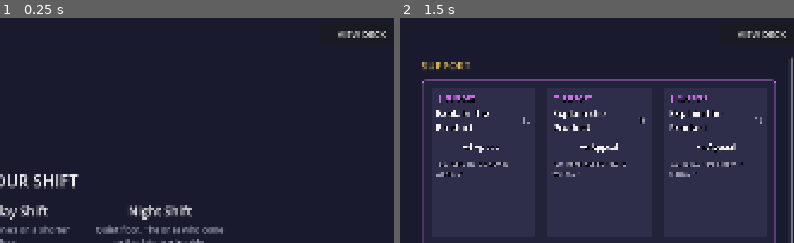
Above: before the commit, frames 1-2 (left to right).
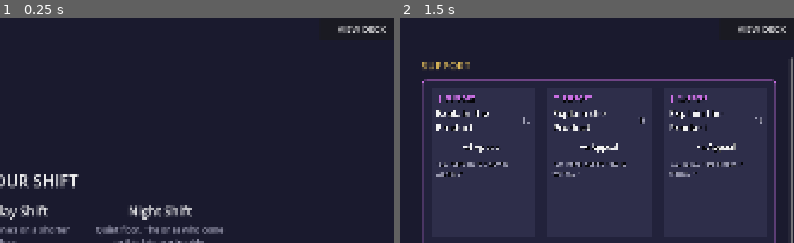
Above: after the commit, the same moments.

Repository: Painkills/RogueDealership
Game: Godot game, scene res://scenes/run.tscn
Two runs of this game, one before a commit and one after it. Both use one fixed random seed, a clock stepped at 60 frames per second and the inputs below.
Inputs:
- Up to frame 1 (0.25 s): no input
- Up to frame 2 (1.5 s): click "VIEW DECK" at 0.5 s; click "WORK THIS SHIFT" at 1.25 s
The pictures show only the part of the screen within x 48-98%, y 1-51%; the shares and areas given below are measured in that part.

The runs differ from the first frame. In frame 1, 0.4% of the frame differs, in the area x 85-98%, y 3-9%; in frame 2, 0.4%.
Error in both runs: Invalid access to property or key 'tick' on a base object of type 'Nil'. (res://scripts/view/shift_controller.gd:617)

Commit message:
feat(view): reword the shop's Done button, nudge the deck corner button up
"OPEN THE FLOOR" -> "START THE NEXT SHIFT".

The deck viewer's top-right corner button was crammed flush against the
shift log panel's own top-left corner, easy to mistake for part of that
panel rather than its own control - moved it up a few px per request.

Co-Authored-By: Claude Sonnet 5 <noreply@anthropic.com>

Diff:
--- a/game/scenes/run.tscn
+++ b/game/scenes/run.tscn
@@ -1,11 +1,16 @@
-[gd_scene format=3 uid="uid://dkpl7o4y1y7j6"]
+[gd_scene format=3]
 
-[ext_resource type="Script" uid="uid://bq15aknvt38f8" path="res://scripts/view/run_controller.gd" id="1_qsc0m"]
+[ext_resource type="Script" path="res://scripts/view/run_controller.gd" id="1_qsc0m"]
 [ext_resource type="PackedScene" path="res://scenes/shift_picker.tscn" id="2_s3ewl"]
-[ext_resource type="PackedScene" uid="uid://dtvbxyjstsouw" path="res://scenes/shift.tscn" id="4_21lnt"]
+[ext_resource type="Script" path="res://scripts/view/shift_picker_screen.gd" id="3_o3bs3"]
+[ext_resource type="PackedScene" path="res://scenes/shift.tscn" id="4_21lnt"]
+[ext_resource type="Script" path="res://scripts/view/shift_controller.gd" id="5_pgpyo"]
 [ext_resource type="PackedScene" path="res://scenes/shop.tscn" id="6_2s4kx"]
+[ext_resource type="Script" path="res://scripts/view/shop_screen.gd" id="7_47ec3"]
 [ext_resource type="PackedScene" path="res://scenes/run_summary.tscn" id="8_lc2vt"]
+[ext_resource type="Script" path="res://scripts/view/run_summary_panel.gd" id="9_53ha4"]
 [ext_resource type="PackedScene" path="res://scenes/deck_viewer.tscn" id="10_iuvi8"]
+[ext_resource type="Script" path="res://scripts/view/deck_viewer.gd" id="11_w0t45"]
 
 [sub_resource type="StyleBoxFlat" id="StyleBoxFlat_14ick"]
 bg_color = Color(0.101960786, 0.101960786, 0.18039216, 1)
@@ -19,34 +24,48 @@
 [sub_resource type="StyleBoxFlat" id="StyleBoxFlat_hk8ax"]
 bg_color = Color(0.101960786, 0.101960786, 0.18039216, 1)
 
-[node name="Run" type="Node" unique_id=1619625251]
+[node name="Run" type="Node" unique_id=1681762179]
 script = ExtResource("1_qsc0m")
 
-[node name="ShiftPickerView" parent="." unique_id=1475883899 instance=ExtResource("2_s3ewl")]
+[node name="ShiftPickerView" type="PanelContainer" parent="." unique_id=1475883899 instance=ExtResource("2_s3ewl")]
 visible = false
 anchors_preset = 15
+anchor_right = 1.0
+anchor_bottom = 1.0
 theme_override_styles/panel = SubResource("StyleBoxFlat_14ick")
+script = ExtResource("3_o3bs3")
 
-[node name="ShiftView" parent="." unique_id=741418634 instance=ExtResource("4_21lnt")]
+[node name="ShiftView" type="Node3D" parent="." unique_id=741418634 instance=ExtResource("4_21lnt")]
+script = ExtResource("5_pgpyo")
 
-[node name="ShopView" parent="." unique_id=70490178 instance=ExtResource("6_2s4kx")]
+[node name="ShopView" type="PanelContainer" parent="." unique_id=1530814660 instance=ExtResource("6_2s4kx")]
 visible = false
 anchors_preset = 15
+anchor_right = 1.0
+anchor_bottom = 1.0
 theme_override_styles/panel = SubResource("StyleBoxFlat_8r1wq")
+script = ExtResource("7_47ec3")
 
-[node name="RunSummaryView" parent="." unique_id=404216659 instance=ExtResource("8_lc2vt")]
+[node name="RunSummaryView" type="PanelContainer" parent="." unique_id=404216659 instance=ExtResource("8_lc2vt")]
 visible = false
 anchors_preset = 15
+anchor_right = 1.0
+anchor_bottom = 1.0
 theme_override_styles/panel = SubResource("StyleBoxFlat_cuait")
+script = ExtResource("9_53ha4")
 
-[node name="DeckViewer" parent="." unique_id=753814634 instance=ExtResource("10_iuvi8")]
+[node name="DeckViewer" type="PanelContainer" parent="." unique_id=753814634 instance=ExtResource("10_iuvi8")]
+visible = false
 anchors_preset = 15
+anchor_right = 1.0
+anchor_bottom = 1.0
 theme_override_styles/panel = SubResource("StyleBoxFlat_hk8ax")
+script = ExtResource("11_w0t45")
 
-[node name="BuildBadge" type="CanvasLayer" parent="." unique_id=226460952]
+[node name="BuildBadge" type="CanvasLayer" parent="." unique_id=897388829]
 layer = 100
 
-[node name="BuildLabel" type="Label" parent="BuildBadge" unique_id=665961888]
+[node name="BuildLabel" type="Label" parent="BuildBadge" unique_id=132016104]
 anchors_preset = 3
 anchor_left = 1.0
 anchor_top = 1.0
@@ -56,24 +75,24 @@
 offset_top = -26.0
 offset_right = -8.0
 offset_bottom = -6.0
+theme_override_font_sizes/font_size = 18
 theme_override_colors/font_color = Color(0.6039216, 0.6039216, 0.6901961, 1)
 theme_override_colors/font_shadow_color = Color(0, 0, 0, 0.85)
 theme_override_constants/shadow_offset_x = 2
 theme_override_constants/shadow_offset_y = 2
-theme_override_font_sizes/font_size = 18
 text = "dev build"
 horizontal_alignment = 2
 vertical_alignment = 1
 
-[node name="ViewDeckCornerButton" type="Button" parent="BuildBadge" unique_id=1634422389]
+[node name="ViewDeckCornerButton" type="Button" parent="BuildBadge" unique_id=739066006]
 unique_name_in_owner = true
 custom_minimum_size = Vector2(200, 56)
 anchors_preset = 1
 anchor_left = 1.0
 anchor_right = 1.0
 offset_left = -216.0
-offset_top = 20.0
+offset_top = 8.0
 offset_right = -16.0
-offset_bottom = 76.0
+offset_bottom = 64.0
 theme_override_font_sizes/font_size = 22
 text = "VIEW DECK"
--- a/game/scenes/shop.tscn
+++ b/game/scenes/shop.tscn
@@ -12,112 +12,112 @@
 [sub_resource type="StyleBoxFlat" id="StyleBoxFlat_8yt8d"]
 bg_color = Color(0.101960786, 0.101960786, 0.18039216, 0.88)
 
-[node name="ShopScreen" type="PanelContainer" unique_id=2101934228]
+[node name="ShopScreen" type="PanelContainer" unique_id=1530814660]
 anchor_right = 1.0
 anchor_bottom = 1.0
 theme_override_styles/panel = SubResource("StyleBoxFlat_8r1wq")
 script = ExtResource("1_1l46r")
 
-[node name="Margin" type="MarginContainer" parent="." unique_id=1618291230]
+[node name="Margin" type="MarginContainer" parent="." unique_id=1136054385]
 layout_mode = 2
 theme_override_constants/margin_left = 40
 theme_override_constants/margin_top = 40
 theme_override_constants/margin_right = 40
 theme_override_constants/margin_bottom = 40
 
-[node name="Column" type="VBoxContainer" parent="Margin" unique_id=2036267863]
+[node name="Column" type="VBoxContainer" parent="Margin" unique_id=939849642]
 layout_mode = 2
 theme_override_constants/separation = 8
 
-[node name="TitleLabel" type="Label" parent="Margin/Column" unique_id=810271265]
+[node name="TitleLabel" type="Label" parent="Margin/Column" unique_id=260669999]
 unique_name_in_owner = true
 layout_mode = 2
 theme_override_font_sizes/font_size = 40
 theme_override_colors/font_color = Color(0.9490196, 0.9490196, 0.9490196, 1)
 text = "BETWEEN SHIFTS"
 
-[node name="ShiftWrap" type="PanelContainer" parent="Margin/Column" unique_id=465793355]
+[node name="ShiftWrap" type="PanelContainer" parent="Margin/Column" unique_id=443820084]
 layout_mode = 2
 mouse_filter = 2
 theme_override_styles/panel = SubResource("StyleBoxEmpty_ajxib")
 
-[node name="ShiftLabel" type="Label" parent="Margin/Column/ShiftWrap" unique_id=1801344599]
+[node name="ShiftLabel" type="Label" parent="Margin/Column/ShiftWrap" unique_id=1680666075]
 unique_name_in_owner = true
 layout_mode = 2
 theme_override_font_sizes/font_size = 24
 theme_override_colors/font_color = Color(0.6039216, 0.6039216, 0.6901961, 1)
 text = "shift 1 of 5"
 
-[node name="ShiftTapTarget" type="Button" parent="Margin/Column/ShiftWrap" unique_id=2127390388]
+[node name="ShiftTapTarget" type="Button" parent="Margin/Column/ShiftWrap" unique_id=51648294]
 unique_name_in_owner = true
 layout_mode = 2
 flat = true
 
-[node name="MoneyLabel" type="Label" parent="Margin/Column" unique_id=1624039436]
+[node name="MoneyLabel" type="Label" parent="Margin/Column" unique_id=48452623]
 unique_name_in_owner = true
 layout_mode = 2
 theme_override_font_sizes/font_size = 30
 theme_override_colors/font_color = Color(0.9098039, 0.75686276, 0.3529412, 1)
 text = "$0 to spend"
 
-[node name="ShelfSection" type="VBoxContainer" parent="Margin/Column" unique_id=1045800332]
+[node name="ShelfSection" type="VBoxContainer" parent="Margin/Column" unique_id=390080672]
 layout_mode = 2
 theme_override_constants/separation = 10
 
-[node name="OnShelfTitle" type="Label" parent="Margin/Column/ShelfSection" unique_id=403717844]
+[node name="OnShelfTitle" type="Label" parent="Margin/Column/ShelfSection" unique_id=1466827206]
 unique_name_in_owner = true
 layout_mode = 2
 theme_override_font_sizes/font_size = 22
 theme_override_colors/font_color = Color(0.6039216, 0.6039216, 0.6901961, 1)
 text = "ON THE SHELF"
 
-[node name="ShelfRow" type="HBoxContainer" parent="Margin/Column/ShelfSection" unique_id=2083192357]
+[node name="ShelfRow" type="HBoxContainer" parent="Margin/Column/ShelfSection" unique_id=338467499]
 unique_name_in_owner = true
 layout_mode = 2
 theme_override_constants/separation = 28
 alignment = 1
 
-[node name="DeckSection" type="VBoxContainer" parent="Margin/Column" unique_id=1436111832]
+[node name="DeckSection" type="VBoxContainer" parent="Margin/Column" unique_id=743041601]
 layout_mode = 2
 theme_override_constants/separation = 10
 
-[node name="DeckTitle" type="Label" parent="Margin/Column/DeckSection" unique_id=1343893886]
+[node name="DeckTitle" type="Label" parent="Margin/Column/DeckSection" unique_id=2075810674]
 unique_name_in_owner = true
 layout_mode = 2
 theme_override_font_sizes/font_size = 22
 theme_override_colors/font_color = Color(0.6039216, 0.6039216, 0.6901961, 1)
 text = "CARDS YOU CAN EDIT - upgrade or drop"
 
-[node name="DeckRow" type="HBoxContainer" parent="Margin/Column/DeckSection" unique_id=1482638112]
+[node name="DeckRow" type="HBoxContainer" parent="Margin/Column/DeckSection" unique_id=327270719]
 unique_name_in_owner = true
 layout_mode = 2
 theme_override_constants/separation = 28
 alignment = 1
 
-[node name="LogLabel" type="Label" parent="Margin/Column" unique_id=504529621]
+[node name="LogLabel" type="Label" parent="Margin/Column" unique_id=1743039717]
 unique_name_in_owner = true
 layout_mode = 2
 theme_override_font_sizes/font_size = 22
 theme_override_colors/font_color = Color(0.8784314, 0.3529412, 0.3529412, 1)
 
-[node name="ButtonRow" type="HBoxContainer" parent="Margin/Column" unique_id=695612190]
+[node name="ButtonRow" type="HBoxContainer" parent="Margin/Column" unique_id=1952206275]
 layout_mode = 2
 theme_override_constants/separation = 20
 alignment = 1
 
-[node name="ViewDeckButton" type="Button" parent="Margin/Column/ButtonRow" unique_id=1669825038]
+[node name="ViewDeckButton" type="Button" parent="Margin/Column/ButtonRow" unique_id=779235121]
 unique_name_in_owner = true
 custom_minimum_size = Vector2(240, 72)
 layout_mode = 2
 theme_override_font_sizes/font_size = 24
 text = "VIEW DECK"
 
-[node name="DoneButton" type="Button" parent="Margin/Column/ButtonRow" unique_id=1496445385]
+[node name="DoneButton" type="Button" parent="Margin/Column/ButtonRow" unique_id=603822804]
 unique_name_in_owner = true
 custom_minimum_size = Vector2(360, 72)
 layout_mode = 2
 theme_override_font_sizes/font_size = 28
-text = "OPEN THE FLOOR"
+text = "START THE NEXT SHIFT"
 
 [node name="Detail" type="PanelContainer" parent="." unique_id=148843205 instance=ExtResource("2_032fp")]
 unique_name_in_owner = true
--- a/game/tools/build_run_scene.gd
+++ b/game/tools/build_run_scene.gd
@@ -97,9 +97,9 @@
 	view_deck_btn.add_theme_font_size_override("font_size", 22)
 	view_deck_btn.set_anchors_preset(Control.PRESET_TOP_RIGHT)
 	view_deck_btn.offset_left = -216
-	view_deck_btn.offset_top = 20
+	view_deck_btn.offset_top = 8
 	view_deck_btn.offset_right = -16
-	view_deck_btn.offset_bottom = 76
+	view_deck_btn.offset_bottom = 64
 	badge_layer.add_child(view_deck_btn)
 	view_deck_btn.owner = root
 
--- a/game/tools/build_shop_scene.gd
+++ b/game/tools/build_shop_scene.gd
@@ -118,7 +118,7 @@
 
 	var done := Button.new()
 	done.name = "DoneButton"
-	done.text = "OPEN THE FLOOR"
+	done.text = "START THE NEXT SHIFT"
 	done.custom_minimum_size = Vector2(360, 72)
 	done.add_theme_font_size_override("font_size", 28)
 	done.unique_name_in_owner = true
